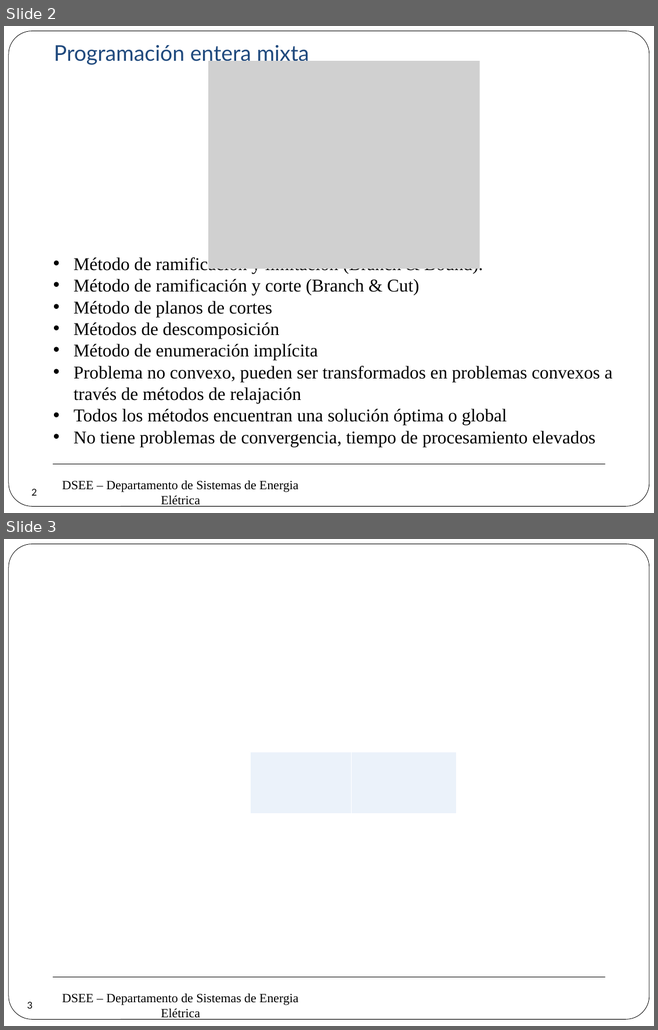
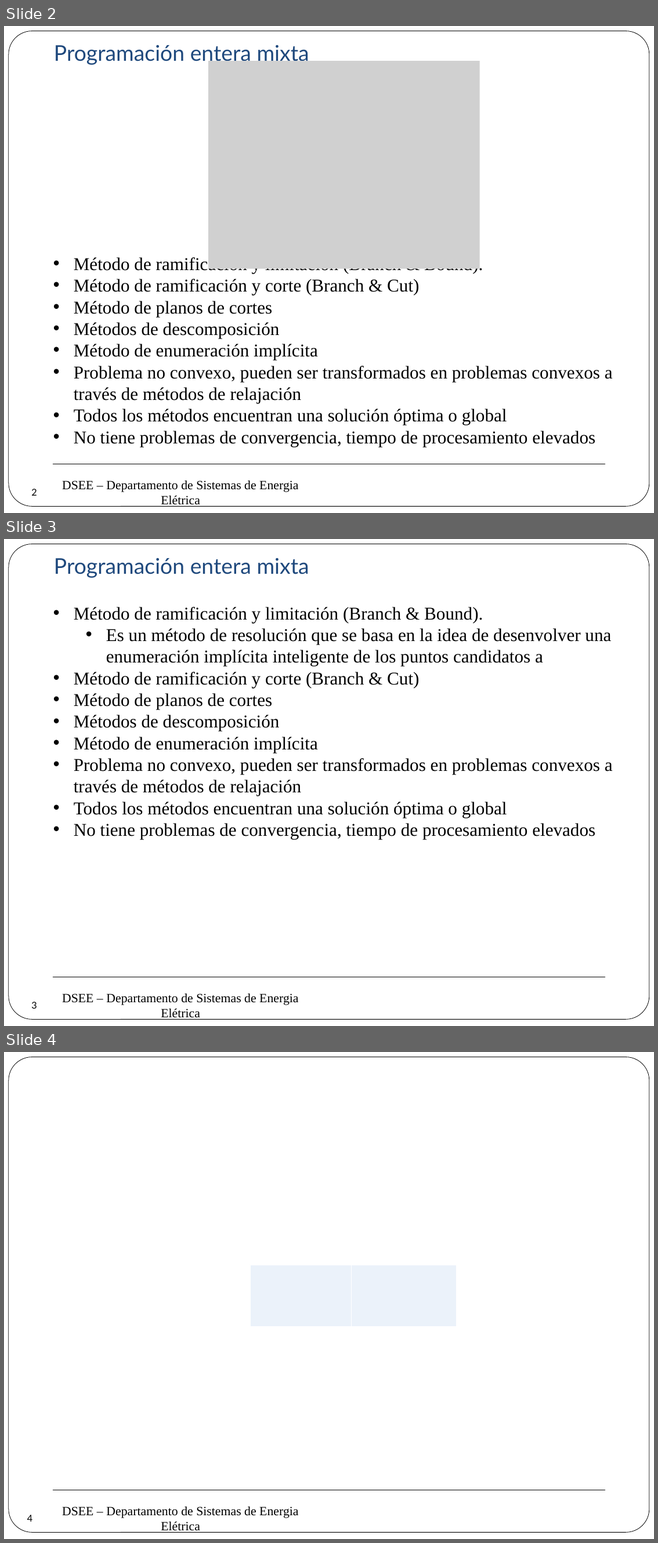
Before and after one commit to erikfilias/Power-Systems-Optimization-using-Julia-Language, a slide deck: 1. Lectures/Introducción a la Optimización aplicada a Sistemas de Energía Eléctrica/Dia 1/5. Programación Entera mixta.pptx. Shown one above the other, each under a label of ours: slides 2 and 3 before the commit, slides 2, 3 and 4 after it. The pictures are 658x1030 and 658x1543 pixels, drawn with LibreOffice and Linux fonts; fonts in the diff are those of the drawing; grey boxes stand for pictures; background and template pictures are left out. Boxes give left, top, right and bottom in pixels: in the first picture for what was removed or moved away, otherwise in the second. Text is boxed around its words. In the diff, an @@ line names an element or a change of style, - is before the commit and + after.

Commit message:
mip

```diff
--- a/1. Lectures/Introducción a la Optimización aplicada a Sistemas de Energía Eléctrica/Dia 1/5. Programación Entera mixta.pptx
+++ b/1. Lectures/Introducción a la Optimización aplicada a Sistemas de Energía Eléctrica/Dia 1/5. Programación Entera mixta.pptx
@@ slide 3 added at [4, 539, 654, 1026], background #FFFFFF; not listed: 3 template elements that a slide beside it also shows @@
@@ text added at [54, 558, 309, 578], 24 pt, text #1F497D @@
+Programación entera mixta
@@ text added at [74, 607, 612, 839], 20 pt, text #000000 @@
+• Método de ramificación y limitación (Branch & Bound).
+  • Es un método de resolución que se basa en la idea de desenvolver una enumeración implícita inteligente de los puntos candidatos a
+• Método de ramificación y corte (Branch & Cut)
+• Método de planos de cortes
+• Métodos de descomposición
+• Método de enumeración implícita
+• Problema no convexo, pueden ser transformados en problemas convexos a través de métodos de relajación
+• Todos los métodos encuentran una solución óptima o global
+• No tiene problemas de convergencia, tiempo de procesamiento elevados
@@ page number added at [22, 993, 47, 1017], 10.5 pt, text #000000 @@
+3
@@ what was slide 3 is now slide 4 @@
@@ page number at [27, 1515, 32, 1522]: text changed @@
-3
+4
```
